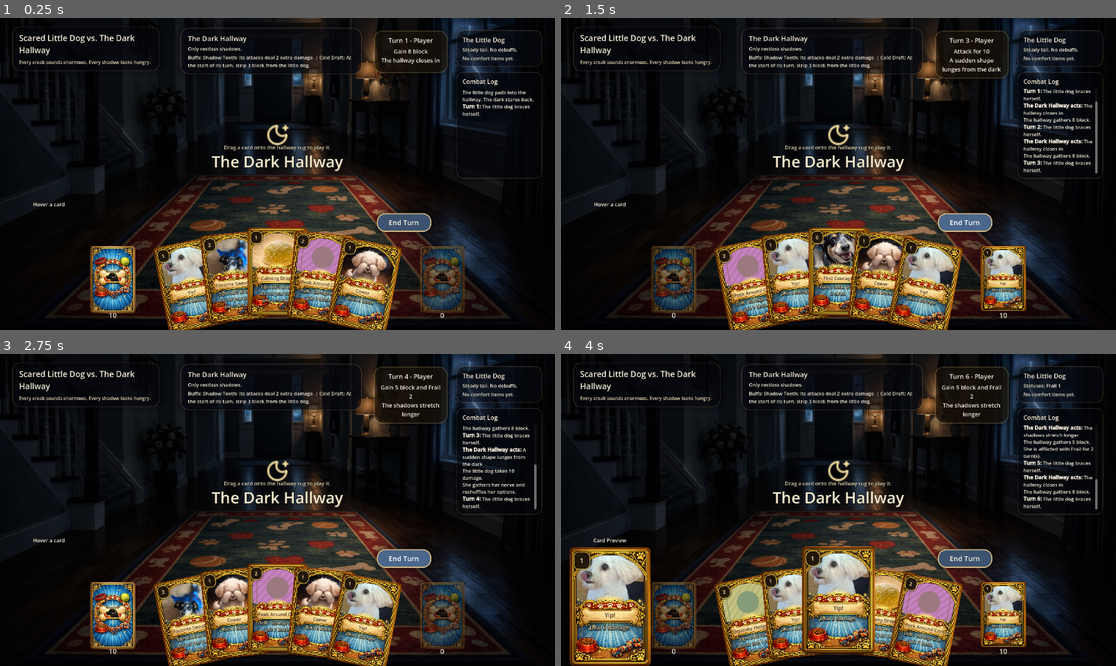
Above: before the commit, frames 1-4 (two rows, left to right).
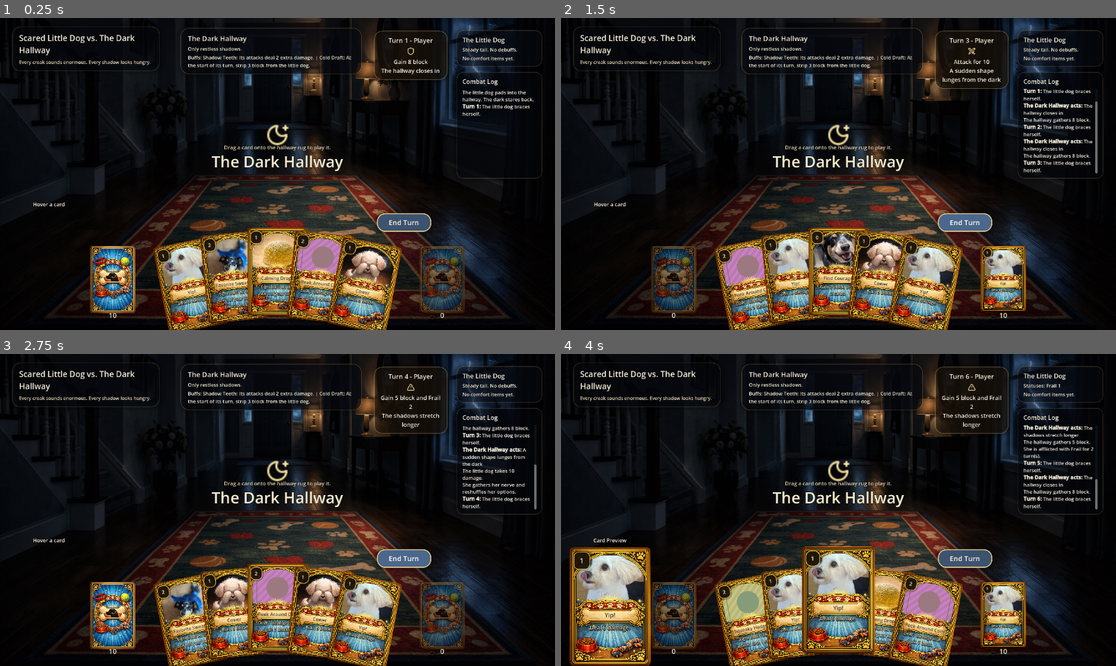
Above: after the commit, the same moments.

Repository: mjd4186/lunasquest
Game: Godot game, scene res://scenes/main.tscn
Two runs of this game, one before a commit and one after it. Both use one fixed random seed, a clock stepped at 60 frames per second and the inputs below.
Inputs (mouse positions are in pixels of both pictures, inside the frame that each line leads up to):
- Up to frame 1 (0.25 s): no input
- Up to frame 2 (1.5 s): click "End Turn" at 0.5 s; click "End Turn" at 1.25 s
- Up to frame 3 (2.75 s): click "End Turn" at 2 s
- Up to frame 4 (4 s): tap Enter at 2.75 s; drag from (672, 616) to (894, 441) at 2.77 s; tap Space at 3.5 s; drag from (1005, 616) to (810, 572) at 3.52 s

The runs differ from the first frame. In frame 1, 0.4% of the frame differs, in the area x 67-81%, y 9-20%; in frame 2, 0.5%; in frame 3, 0.6%, in the area x 67-81%, y 9-26%; in frame 4, 0.6%.
Error before the commit: Invalid access to property or key 'theme_override_constants' on a base object of type 'HBoxContainer'. (res://scripts/main.gd:740)
Error after the commit: Invalid access to property or key 'theme_override_constants' on a base object of type 'HBoxContainer'. (res://scripts/main.gd:758)

Commit message:
tighten lucide game ui

Diff:
--- /dev/null
+++ b/assets/icons/lucide/skull.svg
@@ -0,0 +1,16 @@
+<svg
+  xmlns="http://www.w3.org/2000/svg"
+  width="24"
+  height="24"
+  viewBox="0 0 24 24"
+  fill="none"
+  stroke="#f7e0a1"
+  stroke-width="2"
+  stroke-linecap="round"
+  stroke-linejoin="round"
+>
+  <path d="m12.5 17-.5-1-.5 1h1z" />
+  <path d="M15 22a1 1 0 0 0 1-1v-1a2 2 0 0 0 1.56-3.25 8 8 0 1 0-11.12 0A2 2 0 0 0 8 20v1a1 1 0 0 0 1 1z" />
+  <circle cx="15" cy="12" r="1" />
+  <circle cx="9" cy="12" r="1" />
+</svg>
--- /dev/null
+++ b/assets/icons/lucide/swords.svg
@@ -0,0 +1,20 @@
+<svg
+  xmlns="http://www.w3.org/2000/svg"
+  width="24"
+  height="24"
+  viewBox="0 0 24 24"
+  fill="none"
+  stroke="#f7e0a1"
+  stroke-width="2"
+  stroke-linecap="round"
+  stroke-linejoin="round"
+>
+  <polyline points="14.5 17.5 3 6 3 3 6 3 17.5 14.5" />
+  <line x1="13" x2="19" y1="19" y2="13" />
+  <line x1="16" x2="20" y1="16" y2="20" />
+  <line x1="19" x2="21" y1="21" y2="19" />
+  <polyline points="14.5 6.5 18 3 21 3 21 6 17.5 9.5" />
+  <line x1="5" x2="9" y1="14" y2="18" />
+  <line x1="7" x2="4" y1="17" y2="20" />
+  <line x1="3" x2="5" y1="19" y2="21" />
+</svg>
--- /dev/null
+++ b/assets/icons/lucide/triangle-alert.svg
@@ -0,0 +1,15 @@
+<svg
+  xmlns="http://www.w3.org/2000/svg"
+  width="24"
+  height="24"
+  viewBox="0 0 24 24"
+  fill="none"
+  stroke="#f7e0a1"
+  stroke-width="2"
+  stroke-linecap="round"
+  stroke-linejoin="round"
+>
+  <path d="m21.73 18-8-14a2 2 0 0 0-3.48 0l-8 14A2 2 0 0 0 4 21h16a2 2 0 0 0 1.73-3" />
+  <path d="M12 9v4" />
+  <path d="M12 17h.01" />
+</svg>
--- a/scripts/main.gd
+++ b/scripts/main.gd
@@ -10,6 +10,9 @@
 const ICON_SHIELD := preload("res://assets/icons/lucide/shield.svg")
 const ICON_SPARKLES := preload("res://assets/icons/lucide/sparkles.svg")
 const ICON_MOON_STAR := preload("res://assets/icons/lucide/moon-star.svg")
+const ICON_SWORDS := preload("res://assets/icons/lucide/swords.svg")
+const ICON_ALERT := preload("res://assets/icons/lucide/triangle-alert.svg")
+const ICON_SKULL := preload("res://assets/icons/lucide/skull.svg")
 const COMPOSITION_SIZE := Vector2(1920, 1080)
 const BASE_PREVIEW_CARD_SIZE := Vector2(280, 420)
 const BASE_PILE_CARD_SIZE := Vector2(156, 234)
@@ -62,6 +65,8 @@
 @onready var player_panel: PanelContainer = %PlayerPanel
 @onready var log_panel: PanelContainer = %LogPanel
 @onready var log_title_label: Label = get_node("CombatCanvas/RightColumn/LogPanel/LogMargin/LogVBox/LogTitle")
+@onready var player_vbox: VBoxContainer = get_node("CombatCanvas/RightColumn/PlayerPanel/PlayerMargin/PlayerVBox")
+@onready var intent_vbox: VBoxContainer = get_node("CombatCanvas/TopHud/IntentPanel/IntentMargin/IntentVBox")
 
 var rng := RandomNumberGenerator.new()
 
@@ -109,6 +114,10 @@
 var hand_card_size := BASE_HAND_CARD_SIZE
 var hovered_pile := ""
 var card_art_textures: Dictionary = {}
+var player_panel_hp_label: Label
+var player_panel_block_label: Label
+var player_panel_courage_label: Label
+var intent_icon_rect: TextureRect
 
 
 func _ready() -> void:
@@ -606,6 +615,12 @@
 	player_hp_label.text = "HP %d / %d" % [player_hp, STARTING_HP]
 	player_courage_label.text = "Courage %d / %d" % [player_courage, COURAGE_PER_TURN]
 	player_block_label.text = "Block %d" % player_block
+	if player_panel_hp_label:
+		player_panel_hp_label.text = "%d / %d" % [player_hp, STARTING_HP]
+	if player_panel_block_label:
+		player_panel_block_label.text = str(player_block)
+	if player_panel_courage_label:
+		player_panel_courage_label.text = "%d / %d" % [player_courage, COURAGE_PER_TURN]
 	player_status_label.text = _format_statuses(player_statuses, "Steady tail. No debuffs.")
 	player_buffs_label.text = _format_buffs(player_buffs, "No comfort items yet.")
 	monster_hp_label.text = "HP %d / %d" % [monster_hp, MONSTER_STARTING_HP]
@@ -620,6 +635,7 @@
 	else:
 		turn_label.text = "Turn %d - %s" % [turn_number, "Player" if current_turn == "player" else "Monster"]
 
+	_update_intent_icon()
 	intent_label.text = _build_intent_text()
 	draw_pile_label.text = str(draw_pile.size())
 	discard_pile_label.text = str(discard_pile.size())
@@ -722,6 +738,8 @@
 	_attach_icon_before_label(player_courage_label, ICON_SPARKLES, Vector2(26, 26), 8)
 	_attach_icon_before_label(monster_hp_label, ICON_HEART, Vector2(18, 18), 6)
 	_attach_icon_before_label(monster_block_label, ICON_SHIELD, Vector2(18, 18), 6)
+	_install_player_quick_stats()
+	_install_intent_icon()
 	_replace_stage_emoji_with_icon()
 
 
@@ -753,6 +771,90 @@
 	icon.mouse_filter = Control.MOUSE_FILTER_IGNORE
 	row.add_child(icon)
 	row.add_child(label)
+
+
+func _install_player_quick_stats() -> void:
+	if player_vbox.has_node("PlayerQuickStats"):
+		return
+
+	var quick_stats := HBoxContainer.new()
+	quick_stats.name = "PlayerQuickStats"
+	quick_stats.theme_override_constants.separation = 12
+	quick_stats.mouse_filter = Control.MOUSE_FILTER_IGNORE
+	player_vbox.add_child(quick_stats)
+	player_vbox.move_child(quick_stats, player_name_label.get_index() + 1)
+
+	player_panel_hp_label = _create_icon_stat(quick_stats, "PlayerPanelHP", ICON_HEART, Vector2(16, 16), "28 / 28", 15)
+	player_panel_block_label = _create_icon_stat(quick_stats, "PlayerPanelBlock", ICON_SHIELD, Vector2(16, 16), "0", 15)
+	player_panel_courage_label = _create_icon_stat(quick_stats, "PlayerPanelCourage", ICON_SPARKLES, Vector2(16, 16), "3 / 3", 15)
+
+
+func _create_icon_stat(parent: Control, base_name: String, icon_texture: Texture2D, icon_size: Vector2, initial_text: String, font_size: int) -> Label:
+	var row := HBoxContainer.new()
+	row.name = "%sRow" % base_name
+	row.theme_override_constants.separation = 6
+	row.mouse_filter = Control.MOUSE_FILTER_IGNORE
+	parent.add_child(row)
+
+	var icon := TextureRect.new()
+	icon.name = "%sIcon" % base_name
+	icon.texture = icon_texture
+	icon.custom_minimum_size = icon_size
+	icon.stretch_mode = TextureRect.STRETCH_KEEP_ASPECT_CENTERED
+	icon.expand_mode = TextureRect.EXPAND_FIT_WIDTH_PROPORTIONAL
+	icon.mouse_filter = Control.MOUSE_FILTER_IGNORE
+	row.add_child(icon)
+
+	var label := Label.new()
+	label.name = "%sLabel" % base_name
+	label.text = initial_text
+	label.mouse_filter = Control.MOUSE_FILTER_IGNORE
+	label.add_theme_font_size_override("font_size", font_size)
+	label.add_theme_color_override("font_color", Color(0.968627, 0.941176, 0.854902, 1.0))
+	label.add_theme_color_override("font_outline_color", Color(0.0196078, 0.027451, 0.0470588, 0.92))
+	label.add_theme_constant_override("outline_size", 2)
+	row.add_child(label)
+	return label
+
+
+func _install_intent_icon() -> void:
+	if intent_vbox.has_node("IntentIcon"):
+		intent_icon_rect = intent_vbox.get_node("IntentIcon") as TextureRect
+		return
+
+	intent_icon_rect = TextureRect.new()
+	intent_icon_rect.name = "IntentIcon"
+	intent_icon_rect.custom_minimum_size = Vector2(28, 28)
+	intent_icon_rect.stretch_mode = TextureRect.STRETCH_KEEP_ASPECT_CENTERED
+	intent_icon_rect.expand_mode = TextureRect.EXPAND_FIT_WIDTH_PROPORTIONAL
+	intent_icon_rect.mouse_filter = Control.MOUSE_FILTER_IGNORE
+	intent_vbox.add_child(intent_icon_rect)
+	intent_vbox.move_child(intent_icon_rect, turn_label.get_index() + 1)
+
+
+func _update_intent_icon() -> void:
+	if intent_icon_rect == null:
+		return
+
+	if monster_hp <= 0:
+		intent_icon_rect.texture = ICON_SPARKLES
+		return
+	if player_hp <= 0:
+		intent_icon_rect.texture = ICON_SKULL
+		return
+	if pending_intent.is_empty():
+		intent_icon_rect.texture = ICON_MOON_STAR
+		return
+
+	match pending_intent.get("kind", ""):
+		"attack":
+			intent_icon_rect.texture = ICON_SWORDS
+		"block":
+			intent_icon_rect.texture = ICON_SHIELD
+		"attack_debuff", "block_debuff":
+			intent_icon_rect.texture = ICON_ALERT
+		_:
+			intent_icon_rect.texture = ICON_MOON_STAR
 
 
 func _replace_stage_emoji_with_icon() -> void:
